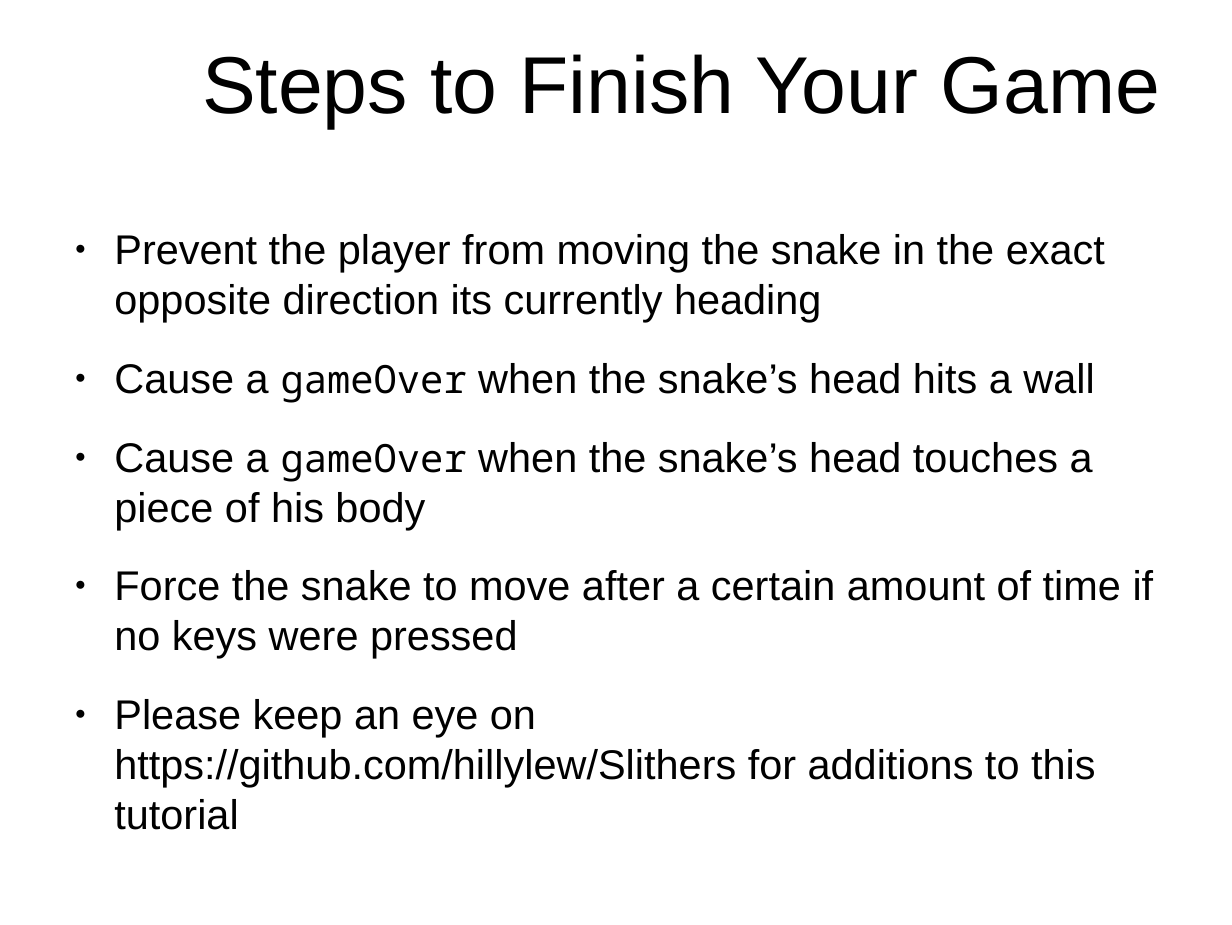
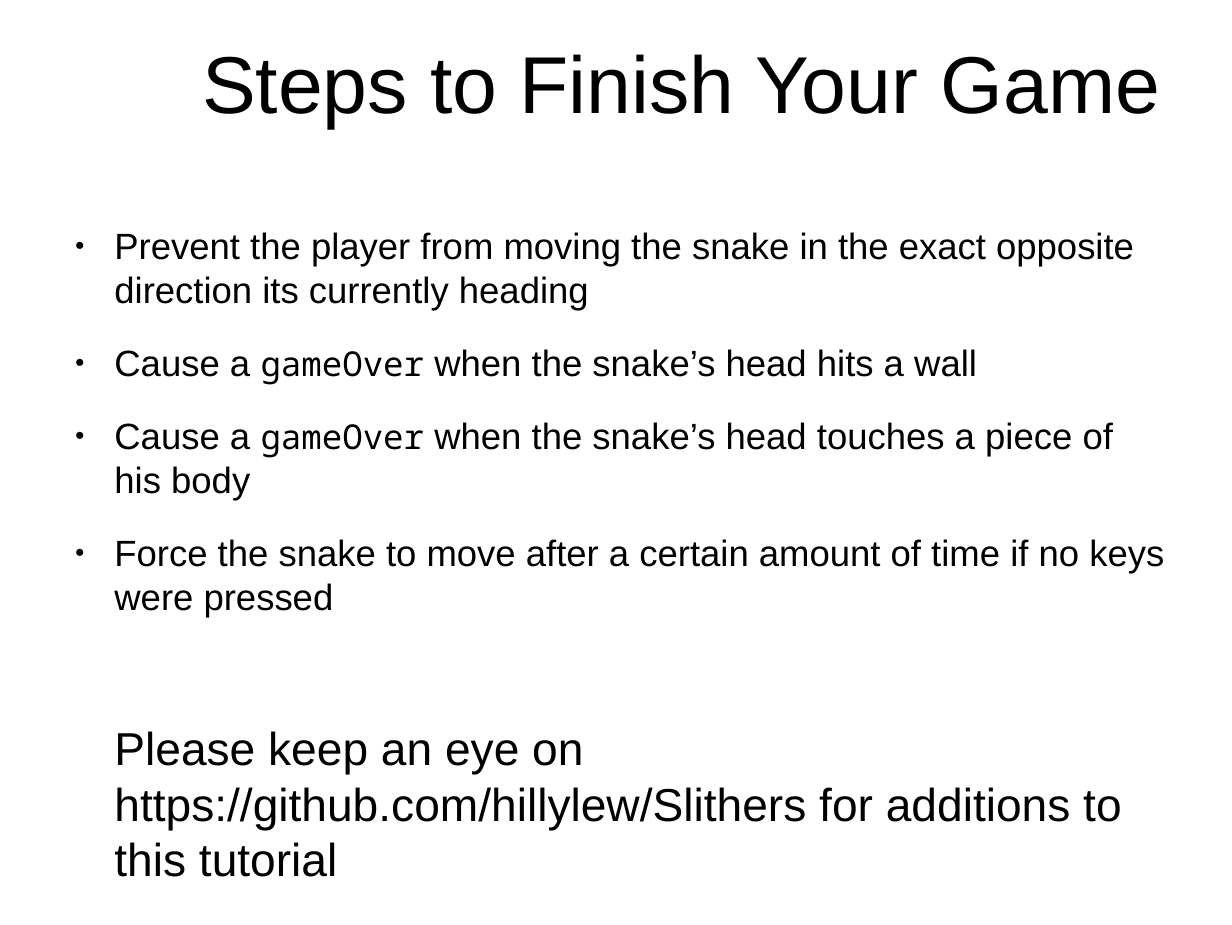
Before and after one commit to originalgrego/Slithers, a slide deck: slide 26 of Slithers - Explorathon 2018.odp (slide 27 before the commit). Drawn at 1232x925 pixels with LibreOffice and Linux fonts; fonts in the diff are those of the drawing; background and template pictures are left out. Boxes give left, top, right and bottom in pixels: in the first picture for what was removed or moved away, otherwise in the second. Text is boxed around its words. In the diff, an @@ line names an element or a change of style, - is before the commit and + after.

```diff
--- a/Slithers - Explorathon 2018.odp
+++ b/Slithers - Explorathon 2018.odp
@@ text "Prevent the player from moving ..." at [114,232,1164,877]: size 26.7 to 23.5 pt in "Prevent the player from moving the snake ...", "Cause a when the snake’s head hits ...", "Cause a when the snake’s head touches ...", "Force the snake to move after a ..."; size 25 to 22 pt in "gameOver", "gameOver"; size 26.7 to 29.7 pt in "Please keep an eye on https://github.com/hillylew/Slithers f ..."; bullet ● to none @@
```
Also in this commit, not shown: 5 other slides changed, 1 slide removed, 1 other file.
